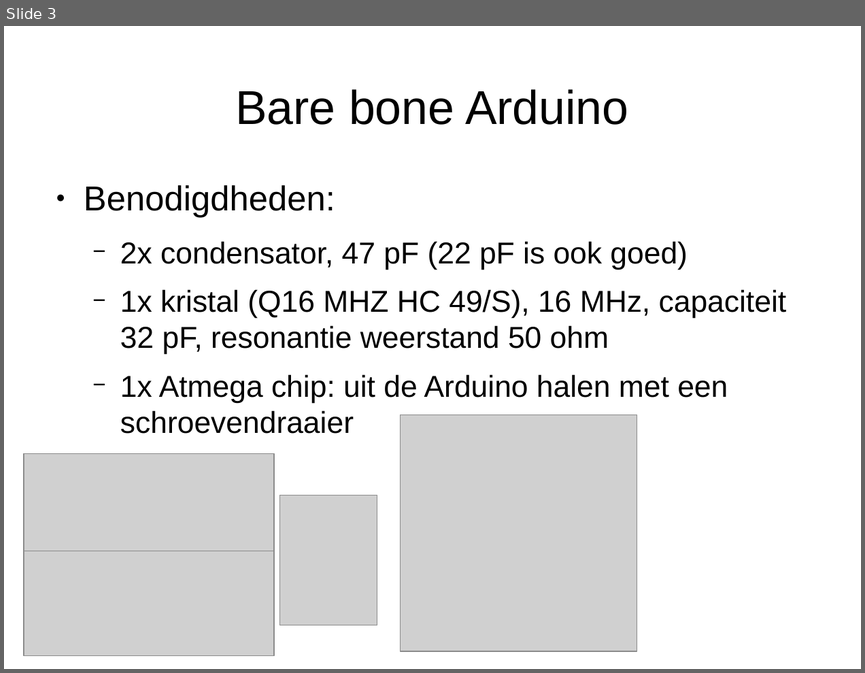
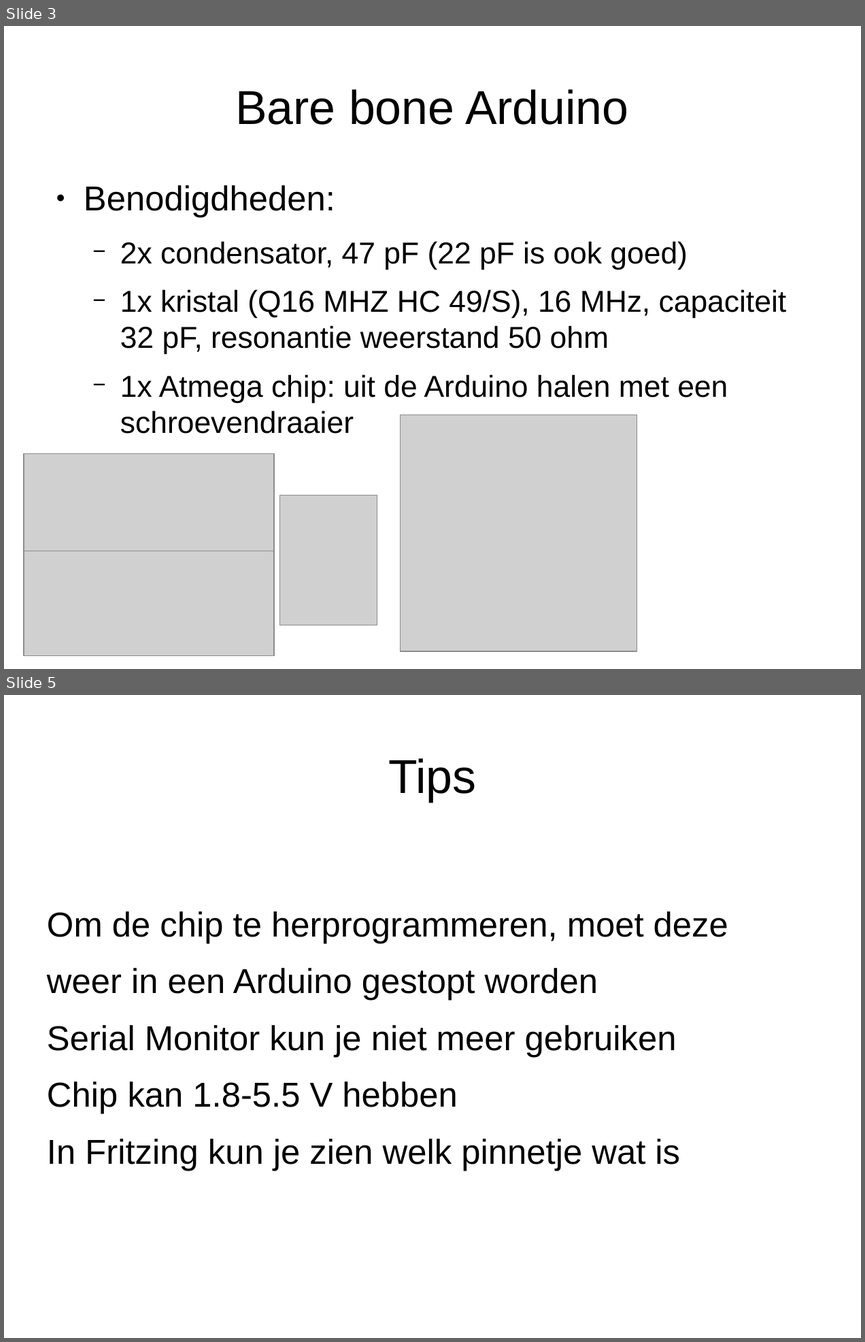
Before and after one commit to djog/arduino_cursus, a slide deck: Raw/BareBoneArduino.odp. Shown one above the other, each under a label of ours: slide 3 before the commit, slides 3 and 5 after it; the slides between them are not shown. The pictures are 865x673 and 865x1342 pixels, drawn with LibreOffice and Linux fonts; fonts in the diff are those of the drawing; grey boxes stand for pictures. Boxes give left, top, right and bottom in pixels: in the first picture for what was removed or moved away, otherwise in the second. Text is boxed around its words. In the diff, an @@ line names an element or a change of style, - is before the commit and + after.

```diff
--- a/Raw/BareBoneArduino.odp
+++ b/Raw/BareBoneArduino.odp
@@ slide 5 added at box(4, 695, 861, 1338), background #FFFFFF @@
@@ title added at box(388, 758, 476, 802), 44 pt, text #000000 @@
+Tips
@@ text added at box(47, 911, 728, 1170), 32 pt, text #000000 @@
+Om de chip te herprogrammeren, moet deze
+weer in een Arduino gestopt worden
+Serial Monitor kun je niet meer gebruiken
+Chip kan 1.8-5.5 V hebben
+In Fritzing kun je zien welk pinnetje wat is
```
Also in this commit, not shown: 1 slide changed, 1 slide removed, 4 other files.
